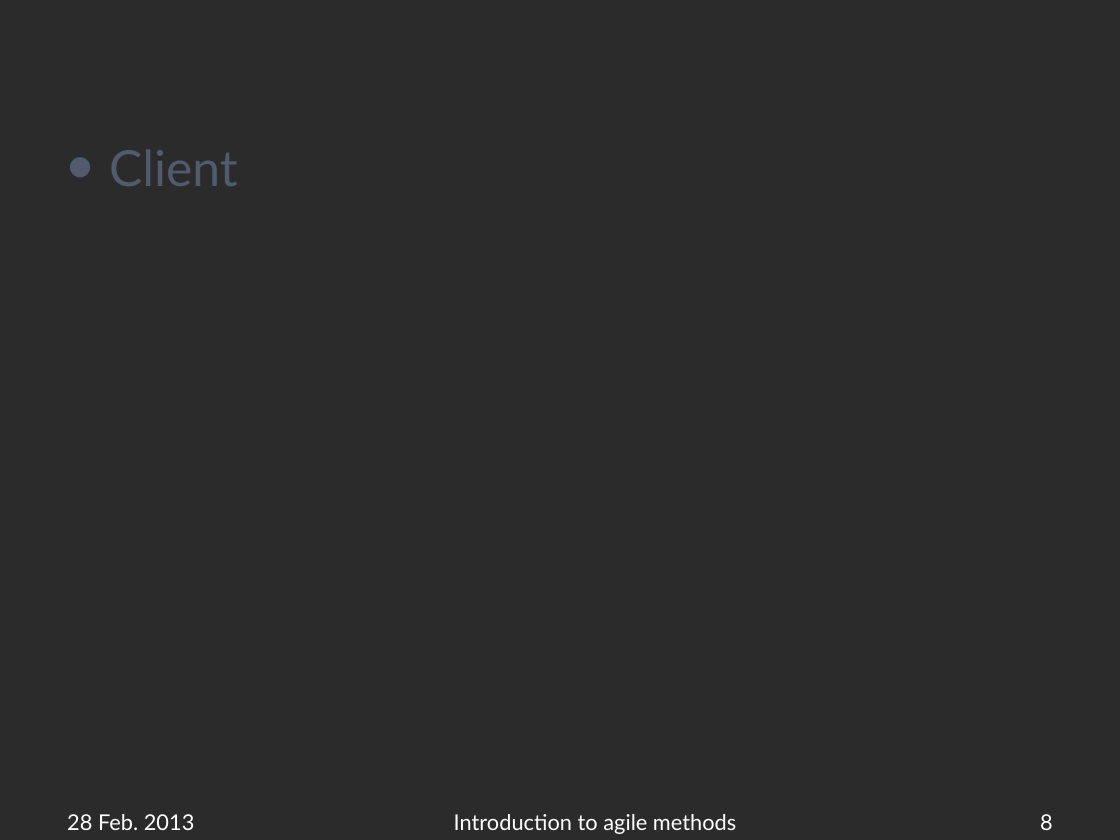
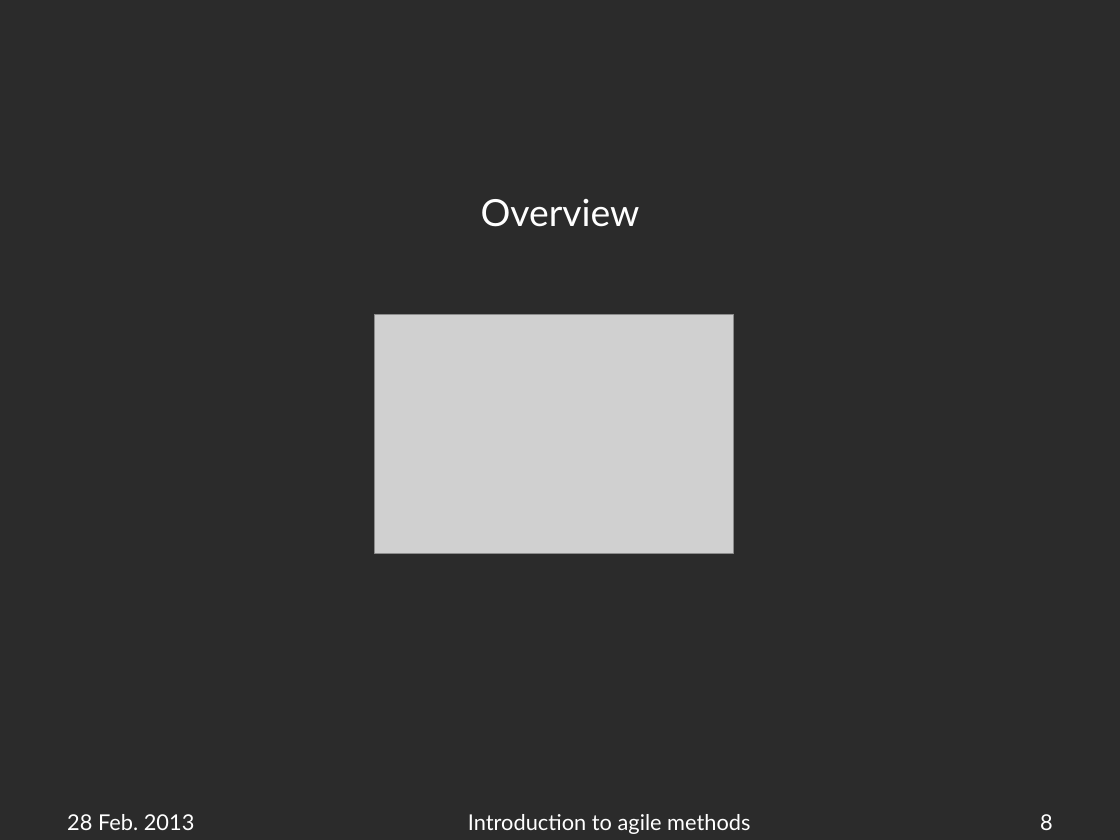
Before and after one commit to APGoblinShark/ap-bb-resources, a slide deck: slide 8 of AP-BrownBag(Javascript).pptx. Drawn at 1120x840 pixels with LibreOffice and Linux fonts; fonts in the diff are those of the drawing; grey boxes stand for pictures; background and template pictures are left out; a plain dark background stands for a picture behind light text. Boxes give left, top, right and bottom in pixels: in the first picture for what was removed or moved away, otherwise in the second. Text is boxed around its words. In the diff, an @@ line names an element or a change of style, - is before the commit and + after.

```diff
--- a/AP-BrownBag(Javascript).pptx
+++ b/AP-BrownBag(Javascript).pptx
@@ text removed at (x1=109, y1=149, x2=238, y2=186) @@
-• Client
@@ text added at (x1=481, y1=199, x2=640, y2=227), 24 pt, text #FFFFFF @@
+Overview
@@ picture added at (x1=375, y1=315, x2=734, y2=554) @@
@@ text added at (x1=88, y1=356, x2=1040, y2=540), 20 pt, text #525B6E @@
+Overview
@@ text "Introduction to agile methods" moved from (x1=454, y1=814, x2=736, y2=834) to (x1=468, y1=814, x2=750, y2=834) @@
```
Also in this commit, not shown: 22 slides added.
